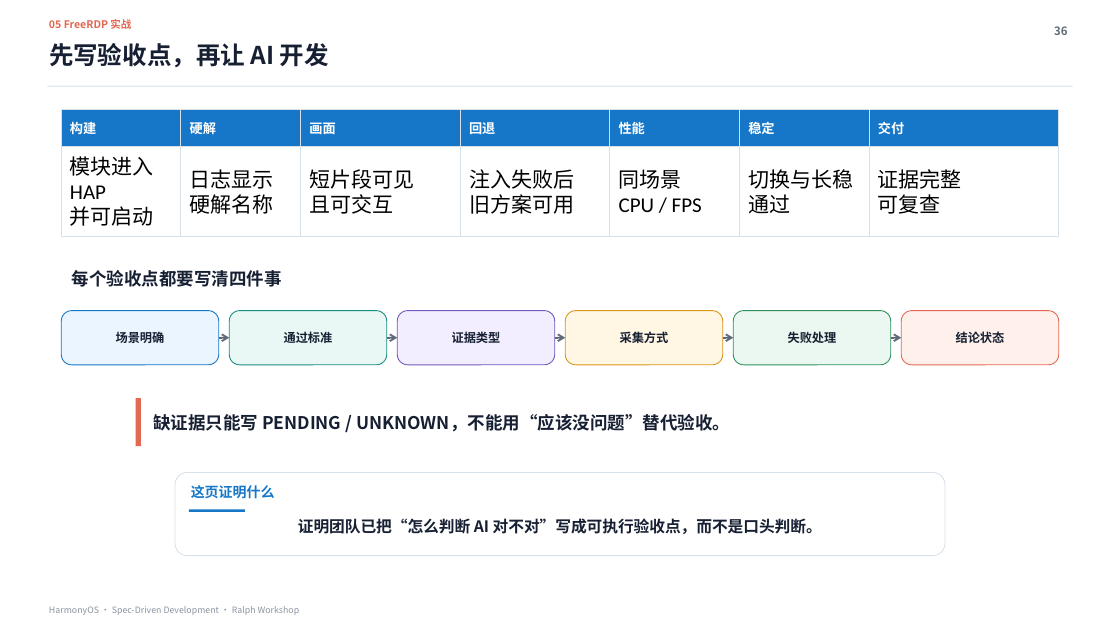
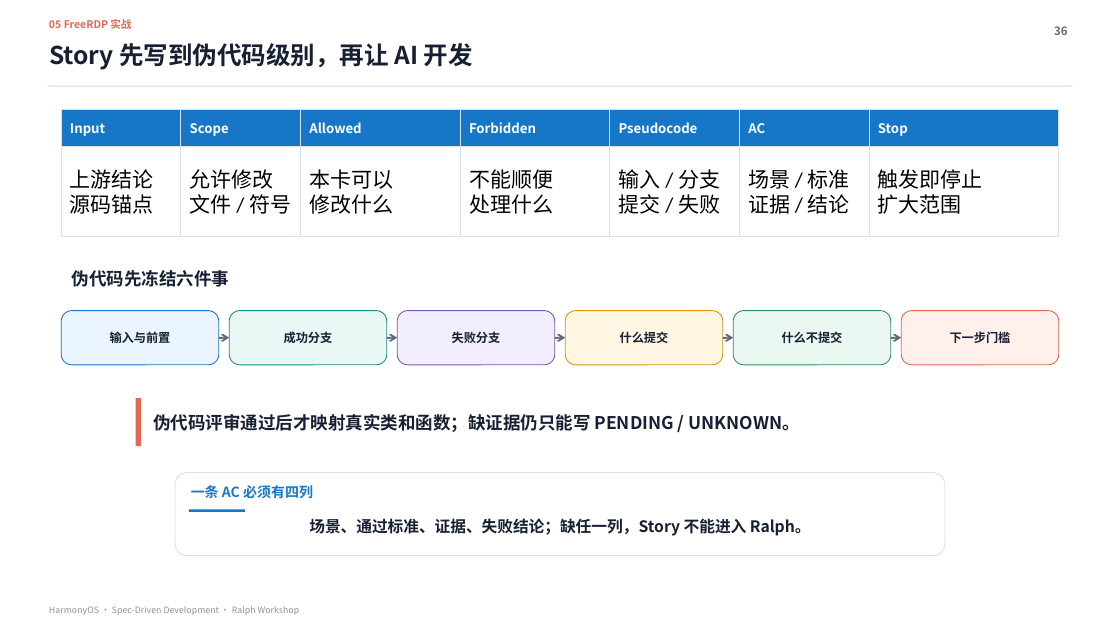
Before and after one commit to xiaomu120413/harmonyos-sdd-ralph-workshop, a slide deck: slide 36 of deliverables/HarmonyOS_SDD_Ralph_Workshop_MDM证据增强版.pptx. Drawn at 1120x630 pixels with LibreOffice and Linux fonts; fonts in the diff are those of the drawing. Boxes give left, top, right and bottom in pixels: in the first picture for what was removed or moved away, otherwise in the second. Text is boxed around its words. In the diff, an @@ line names an element or a change of style, - is before the commit and + after.

```diff
--- a/deliverables/HarmonyOS_SDD_Ralph_Workshop_MDM证据增强版.pptx
+++ b/deliverables/HarmonyOS_SDD_Ralph_Workshop_MDM证据增强版.pptx
@@ text at (49, 43, 473, 70): text changed @@
-先写验收点，再让 AI 开发
+Story 先写到伪代码级别，再让 AI 开发
@@ text at (70, 123, 105, 136): text changed @@
-构建
+Input
@@ text at (190, 123, 229, 136): text changed @@
-硬解
+Scope
@@ text at (309, 122, 361, 133): text changed @@
-画面
+Allowed
@@ text at (469, 122, 536, 133): text changed @@
-回退
+Forbidden
@@ text at (619, 122, 698, 133): text changed @@
-性能
+Pseudocode
@@ text at (748, 123, 765, 133): text changed @@
-稳定
+AC
@@ text at (878, 123, 908, 136): text changed @@
-交付
+Stop
@@ text at (70, 169, 154, 214): text changed @@
-模块进入 HAP
-并可启动
+上游结论
+源码锚点
@@ text at (190, 169, 291, 214): text changed @@
-日志显示
-硬解名称
+允许修改
+文件 / 符号
@@ text at (309, 169, 393, 214): text changed @@
-短片段可见
-且可交互
+本卡可以
+修改什么
@@ text at (469, 169, 553, 214): text changed @@
-注入失败后
-旧方案可用
+不能顺便
+处理什么
@@ text at (619, 169, 720, 214): text changed @@
-同场景
-CPU / FPS
+输入 / 分支
+提交 / 失败
@@ text at (748, 169, 850, 214): text changed @@
-切换与长稳
-通过
+场景 / 标准
+证据 / 结论
@@ text at (878, 169, 983, 214): text changed @@
-证据完整
-可复查
+触发即停止
+扩大范围
@@ text at (72, 270, 229, 287): text changed @@
-每个验收点都要写清四件事
+伪代码先冻结六件事
@@ text at (110, 331, 171, 343): text changed @@
-场景明确
+输入与前置
@@ text at (284, 331, 333, 343): text changed @@
-通过标准
+成功分支
@@ text at (452, 331, 501, 343): text changed @@
-证据类型
+失败分支
@@ text at (620, 331, 669, 343): text changed @@
-采集方式
+什么提交
@@ text at (782, 331, 843, 343): text changed @@
-失败处理
+什么不提交
@@ text at (950, 331, 1011, 343): text changed @@
-结论状态
+下一步门槛
@@ text at (153, 414, 800, 432): text changed @@
-缺证据只能写 PENDING / UNKNOWN，不能用“应该没问题”替代验收。
+伪代码评审通过后才映射真实类和函数；缺证据仍只能写 PENDING / UNKNOWN。
@@ text at (191, 485, 313, 499): text changed @@
-这页证明什么
+一条 AC 必须有四列
@@ text at (309, 518, 811, 536): text changed @@
-证明团队已把“怎么判断 AI 对不对”写成可执行验收点，而不是口头判断。
+场景、通过标准、证据、失败结论；缺任一列，Story 不能进入 Ralph。
```
Also in this commit, not shown: 1 other slide changed, 7 other files.
